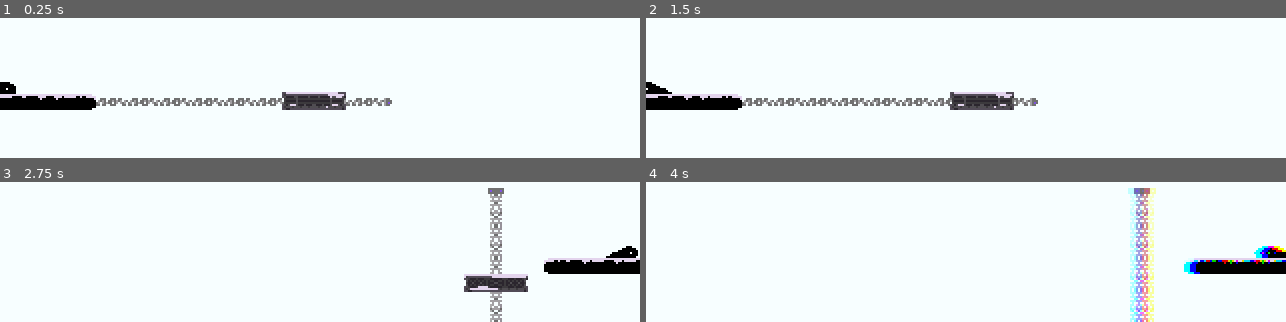
Above: before the commit, frames 1-4 (two rows, left to right).
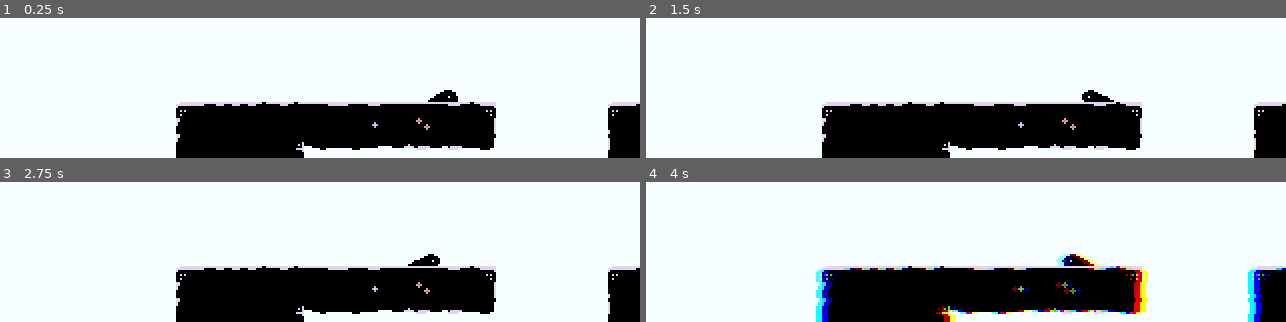
Above: after the commit, the same moments.

Repository: ehj37/Godot-Wild-Jam-91
Game: Godot game, scene res://main.tscn
The game is run twice, just before and just after one commit, with the same random seed, the same clock (stepped at 60 frames per second) and the same inputs. Sound files missing from this copy of the repository are replaced by a short silence.
Inputs (mouse positions are in pixels of both pictures, inside the frame that each line leads up to):
- Up to frame 1 (0.25 s): no input
- Up to frame 2 (1.5 s): tap Enter at 0.5 s; move the mouse to (outside the picture) at 0.52 s; hold D (move_right) 0.53-1.28 s; hold Space (jump) 0.53-1.28 s; click (outside the picture) at 0.67 s; move the mouse to (outside the picture) at 1.27 s; hold A (move_left) from 1.28 s (still down); tap W (cycle_focused_transfer_area) at 1.35 s
- Up to frame 3 (2.75 s): tap Space (jump) at 1.52, 1.55, 1.82, 2 s; move the mouse to (outside the picture) at 2.02 s; release A (move_left) at 2.03 s; hold D (move_right) from 2.03 s (still down); hold Space (jump) from 2.03 s (still down); tap Shift (deblob) at 2.1 s
- Up to frame 4 (4 s): move the mouse to (934, 214) at 2.77 s; release Space (jump) at 2.78 s; tap Tab (toggle_transfer_mode) at 2.85 s; click (934, 214) at 2.92 s; tap Space (jump) at 3.02, 3.05, 3.32 s; move the mouse to (1158, 196) at 3.52 s; release D (move_right) at 3.53 s; hold A (move_left) from 3.53 s (still down); hold Space (jump) from 3.53 s (still down); tap S (transfer) at 3.6 s

The runs differ from the first frame. In frame 1, 24% of the frame differs, in the area x 0-100%, y 45-100%; in frame 2, 24%; in frame 3, 23%; in frame 4, 25%, in the area x 26-100%, y 4-100%.

Commit message:
Prevent duplicate sounds at same screen coords, misc. additional sounds/sound tweaks

Diff:
--- /dev/null
+++ b/audio/shared_sound_effects/moving_platform_position_lock.tres
@@ -0,0 +1,10 @@
+[gd_resource type="Resource" script_class="SoundEffectConfig" format=3 uid="uid://d0iqdnqvxeody"]
+
+[ext_resource type="AudioStream" uid="uid://brilso3wbghgo" path="res://audio/shared_sound_effects/moving_platform_position_lock.ogg" id="1_ta5tw"]
+[ext_resource type="Script" uid="uid://cwvsofibb2vp6" path="res://audio/sound_effect_config.gd" id="2_vuk7p"]
+
+[resource]
+script = ExtResource("2_vuk7p")
+type = "moving_platform_position_lock"
+audio_stream = ExtResource("1_ta5tw")
+metadata/_custom_type_script = "uid://cwvsofibb2vp6"
--- a/audio/sound_effect_manager/sound_effect_manager.gd
+++ b/audio/sound_effect_manager/sound_effect_manager.gd
@@ -1,4 +1,20 @@
 extends Node2D
+
+const MAX_DISTANCE: float = 400.0
+
+
+class SoundEffectDetails:
+	var audio_stream_player: AudioStreamPlayer2D
+	var screen_coords: Vector2i
+	var type: String
+
+	func _init(asp: AudioStreamPlayer2D, sc: Vector2i, t: String) -> void:
+		audio_stream_player = asp
+		screen_coords = sc
+		type = t
+
+
+var _sound_effect_details_by_screen_coords: Dictionary = {}
 
 
 # Plays sound effect at center of screen for given global position
@@ -14,8 +30,42 @@
 	audio_stream_player.global_position = ScreenCoordsHelper.get_screen_center_global_position(
 		screen_coords
 	)
+	audio_stream_player.max_distance = MAX_DISTANCE
 
 	add_child(audio_stream_player)
 
+	# Only ever play one of the same sound effect at a given screen coordinate
+	# at any one time.
+	# Cancels any other sound effects of the same type currently playing.
+	var sound_effects_at_screen_coords: Array = _sound_effect_details_by_screen_coords.get(
+		screen_coords, []
+	)
+	var conflicts: Array[SoundEffectDetails]
+	for potential_conflict: SoundEffectDetails in sound_effects_at_screen_coords:
+		if potential_conflict.type == sound_effect_config.type:
+			conflicts.append(potential_conflict)
+
+	for conflict: SoundEffectDetails in conflicts:
+		_remove_effect(conflict)
+
+	var sound_effect_details: SoundEffectDetails = SoundEffectDetails.new(
+		audio_stream_player, screen_coords, sound_effect_config.type
+	)
+	if _sound_effect_details_by_screen_coords.get(screen_coords) == null:
+		_sound_effect_details_by_screen_coords[screen_coords] = [sound_effect_details]
+	else:
+		@warning_ignore("unsafe_cast")
+		(_sound_effect_details_by_screen_coords[screen_coords] as Array).append(
+			sound_effect_details
+		)
+
 	audio_stream_player.play()
-	audio_stream_player.finished.connect(func() -> void: audio_stream_player.queue_free())
+	audio_stream_player.finished.connect(func() -> void: _remove_effect(sound_effect_details))
+
+
+func _remove_effect(sound_effect_details: SoundEffectDetails) -> void:
+	@warning_ignore("unsafe_cast")
+	(_sound_effect_details_by_screen_coords.get(sound_effect_details.screen_coords) as Array).erase(
+		sound_effect_details
+	)
+	sound_effect_details.audio_stream_player.queue_free()
--- a/main.tscn
+++ b/main.tscn
@@ -15,7 +15,7 @@
 script = ExtResource("1_lquwl")
 
 [node name="Blob" parent="." unique_id=1924219276 instance=ExtResource("1_ig7tw")]
-position = Vector2(960, 681)
+position = Vector2(-99, 132)
 
 [node name="Ground" parent="." unique_id=2125642704 instance=ExtResource("2_0xm2m")]
 tile_map_data = PackedByteArray("AAAEAAoAAAABAAQAAAAFAAoAAAAEAAQAAAAGAAoAAAAGAAQAAAAHAAoAAAAEAAQAAAAIAAoAAAAGAAQAAAAJAA …(112304 unchanged characters)…
--- a/scenes/blob/blob.tscn
+++ b/scenes/blob/blob.tscn
@@ -217,6 +217,7 @@
 texture = SubResource("PortableCompressedTexture2D_6b3j6")
 hframes = 6
 vframes = 6
+frame = 27
 metadata/_aseprite_wizard_interface_config_ = {
 "pending_changes": {}
 }
--- a/scenes/blob/state/airborne.gd
+++ b/scenes/blob/state/airborne.gd
@@ -30,8 +30,5 @@
 
 
 func enter(_data: Dictionary = {}) -> void:
-	if blob.linear_velocity.x == 0:
-		blob.animation_player.play("jump_up")
-
 	_fall_animation_played = false
 	_airborne_time = 0.0
--- a/scenes/blob/state/entombed.gd
+++ b/scenes/blob/state/entombed.gd
@@ -34,6 +34,7 @@
 	else:
 		push_warning("TODO: Spawn some particles for statue destroy.")
 		state_machine.transition_to("Airborne")
+		blob.animation_player.play("jump_up")
 
 
 func enter(_data: Dictionary = {}) -> void:
--- a/scenes/elevator/elevator.gd
+++ b/scenes/elevator/elevator.gd
@@ -27,6 +27,12 @@
 
 	if path_follow.progress_ratio == 0 || path_follow.progress_ratio == 1:
 		_waiting = true
+		if !Engine.is_editor_hint():
+			SoundEffectManager.play_effect_at(_get_click_sound_effect(), global_position)
 		get_tree().create_timer(WAIT_TIME).timeout.connect(
 			func() -> void: _waiting = false ; _ascending = !_ascending
 		)
+
+
+func _get_click_sound_effect() -> SoundEffectConfig:
+	return load("res://audio/shared_sound_effects/moving_platform_position_lock.tres")
--- /dev/null
+++ b/scenes/hollow/sound_effects/hollow_step.tres
@@ -0,0 +1,10 @@
+[gd_resource type="Resource" script_class="SoundEffectConfig" format=3 uid="uid://bjnttptsaba4"]
+
+[ext_resource type="AudioStream" uid="uid://c5aed832307o7" path="res://scenes/hollow/sound_effects/hollow_step.ogg" id="1_ujvqt"]
+[ext_resource type="Script" uid="uid://cwvsofibb2vp6" path="res://audio/sound_effect_config.gd" id="1_ym4k0"]
+
+[resource]
+script = ExtResource("1_ym4k0")
+type = "hollow_step"
+audio_stream = ExtResource("1_ujvqt")
+metadata/_custom_type_script = "uid://cwvsofibb2vp6"
--- a/scenes/hollow/state/walk.gd
+++ b/scenes/hollow/state/walk.gd
@@ -55,4 +55,9 @@
 	hollow.sprite.flip_h = step_direction.x < 0
 	hollow.sprite_blob.flip_h = hollow.sprite.flip_h
 	hollow.apply_central_impulse(step_direction * STEP_IMPULSE_MAGNITUDE)
+	SoundEffectManager.play_effect_at(_get_step_sound_effect(), hollow.global_position)
 	hollow.step_cooldown_timer.start()
+
+
+func _get_step_sound_effect() -> SoundEffectConfig:
+	return load("res://scenes/hollow/sound_effects/hollow_step.tres")
--- a/scenes/horizontally_moving_platform/horizontally_moving_platform.gd
+++ b/scenes/horizontally_moving_platform/horizontally_moving_platform.gd
@@ -27,6 +27,12 @@
 
 	if path_follow.progress_ratio == 0 || path_follow.progress_ratio == 1:
 		_waiting = true
+		if !Engine.is_editor_hint():
+			SoundEffectManager.play_effect_at(_get_click_sound_effect(), global_position)
 		get_tree().create_timer(WAIT_TIME).timeout.connect(
 			func() -> void: _waiting = false ; _moving_right = !_moving_right
 		)
+
+
+func _get_click_sound_effect() -> SoundEffectConfig:
+	return load("res://audio/shared_sound_effects/moving_platform_position_lock.tres")
Not shown, added: audio/shared_sound_effects/moving_platform_position_lock.ogg.import
Not shown, added: scenes/hollow/sound_effects/hollow_step.ogg.import
Not shown, added: audio/shared_sound_effects/moving_platform_position_lock.ogg
Not shown, added: scenes/hollow/sound_effects/hollow_step.ogg
Not shown, changed: scenes/hopper/sound_effects/hopper_hop_fully_charged.ogg
